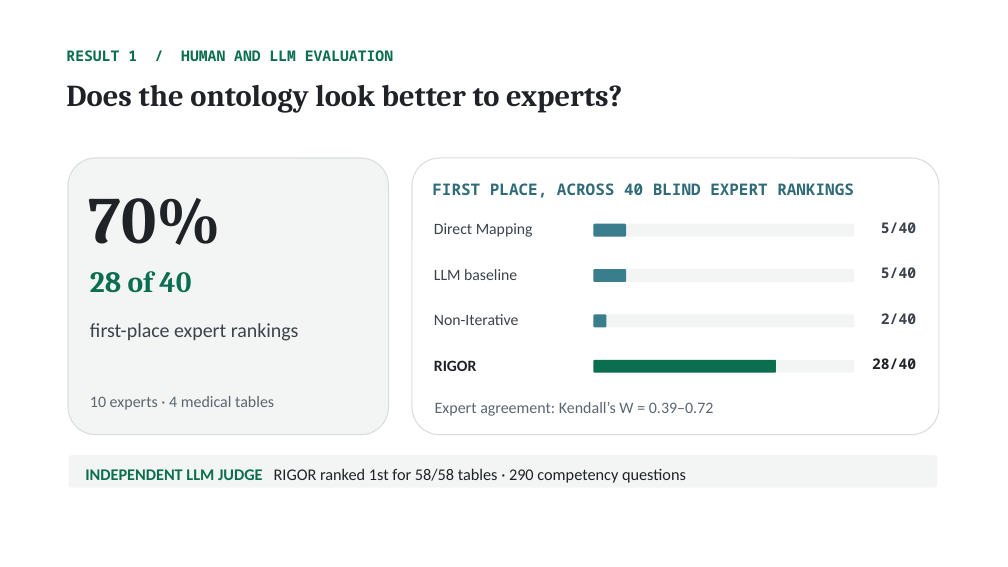
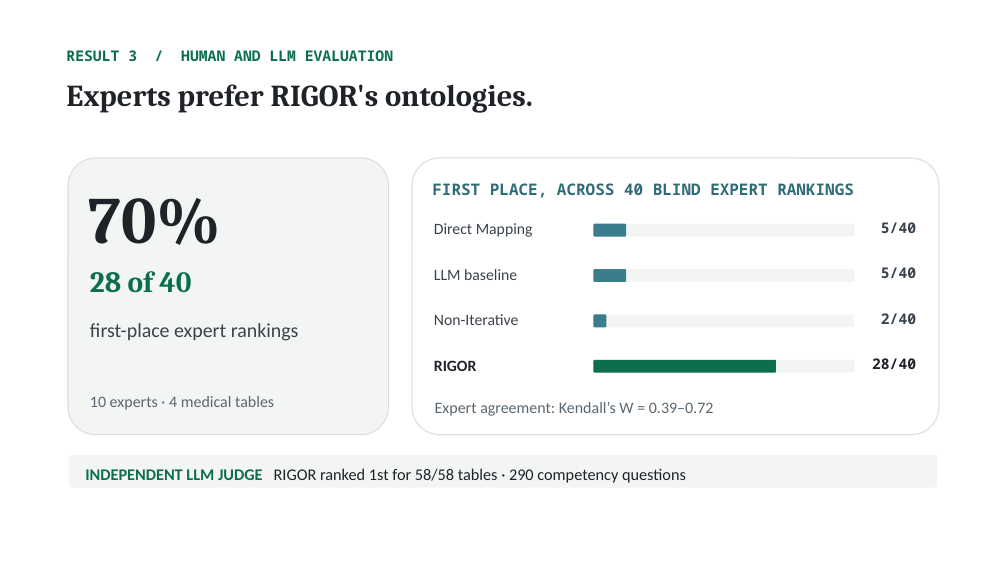
Before and after one commit to NadeenAhmad/rigor_private, a slide deck: slide 21 of presentation/RIGOR_ISWC2026.pptx (slide 19 before the commit). Drawn at 1008x567 pixels with LibreOffice and Linux fonts; fonts in the diff are those of the drawing. Boxes give left, top, right and bottom in pixels: in the first picture for what was removed or moved away, otherwise in the second. Text is boxed around its words. In the diff, an @@ line names an element or a change of style, - is before the commit and + after.

```diff
--- a/presentation/RIGOR_ISWC2026.pptx
+++ b/presentation/RIGOR_ISWC2026.pptx
@@ text at (66,50,393,61): text changed @@
-RESULT 1 / HUMAN AND LLM EVALUATION
+RESULT 3 / HUMAN AND LLM EVALUATION
@@ text at (66,84,533,113): text changed @@
-Does the ontology look better to experts?
+Experts prefer RIGOR's ontologies.
```
Also in this commit, not shown: 2 other slides changed, 1 slide added, 3 other files.
